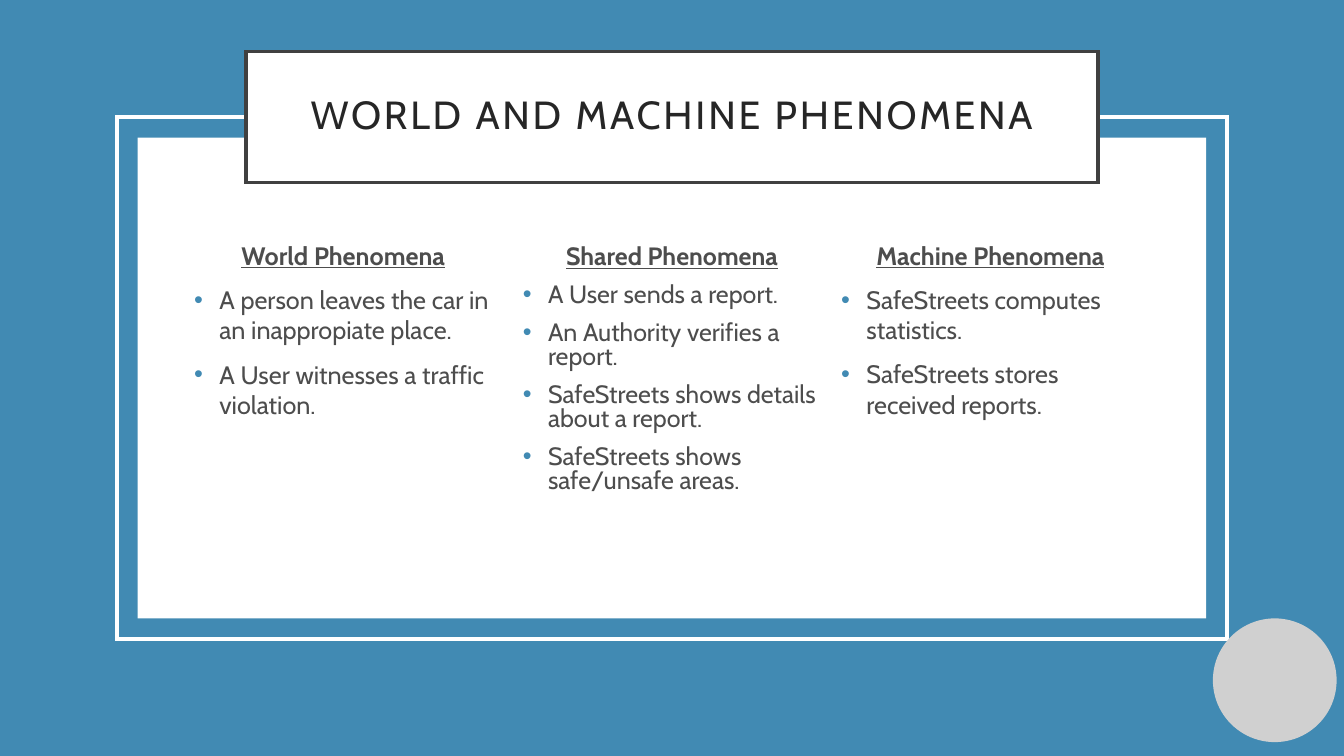
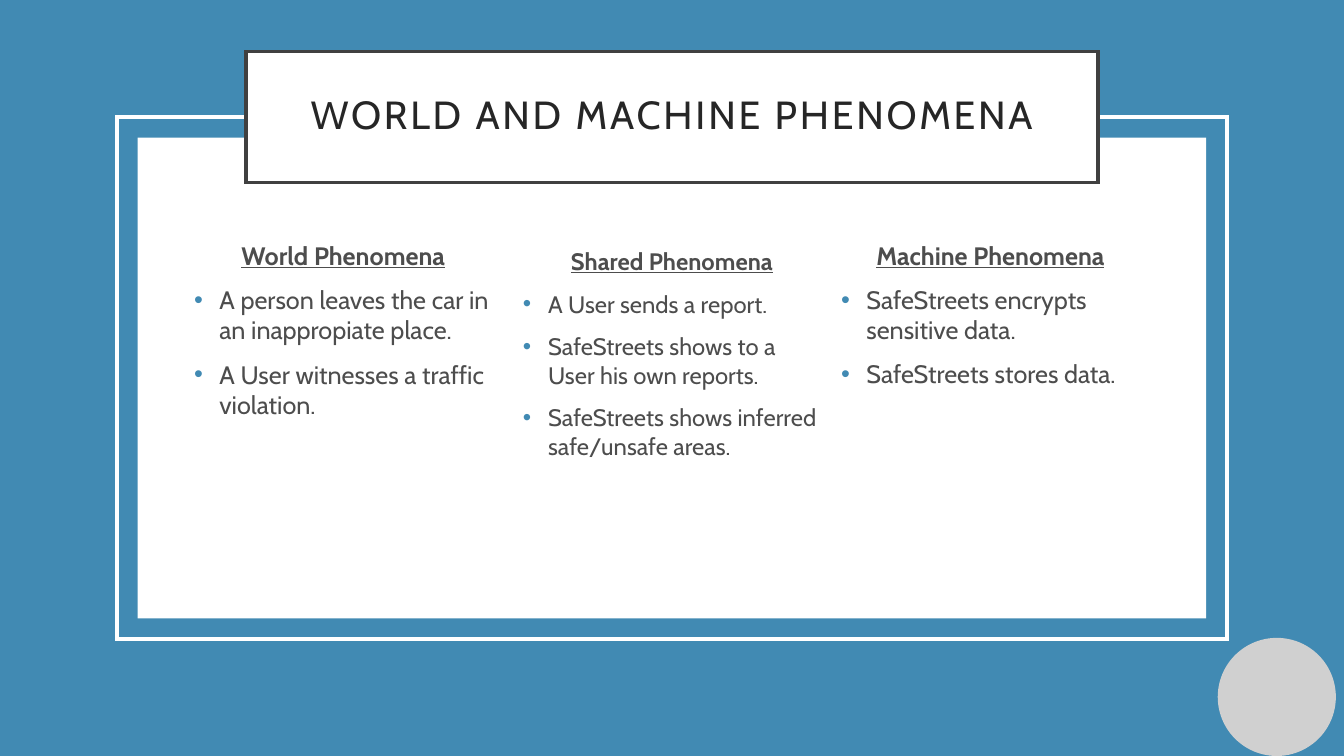
Before and after one commit to manuelsalamino/SoftwareEngineering2-Project, a slide deck: slide 3 of Presentazione standard3.pptx. Drawn at 1344x756 pixels with LibreOffice and Linux fonts; fonts in the diff are those of the drawing; grey boxes stand for pictures; background and template pictures are left out. Boxes give left, top, right and bottom in pixels: in the first picture for what was removed or moved away, otherwise in the second. Text is boxed around its words. In the diff, an @@ line names an element or a change of style, - is before the commit and + after.

```diff
--- a/Presentazione standard3.pptx
+++ b/Presentazione standard3.pptx
@@ text at (548,252,773,319): size 17.9 to 17 pt in "Shared Phenomena", "A User sends a report."; line spacing 0.8 to 1 @@
@@ text at (866,290,1116,384): text changed @@
-• SafeStreets computes statistics.
-• SafeStreets stores received reports.
+• SafeStreets encrypts sensitive data.
+• SafeStreets stores data.
@@ text at (548,337,817,457): text changed; size 17.9 to 17 pt @@
-• An Authority verifies a report.
-• SafeStreets shows details about a report.
-• SafeStreets shows safe/unsafe areas.
+• SafeStreets shows to a User his own reports.
+• SafeStreets shows inferred safe/unsafe areas.
@@ picture: place and size @@
-picture at (1213,618,1337,742)
+picture at (1218,638,1336,756)
```
Also in this commit, not shown: 15 other slides changed.
